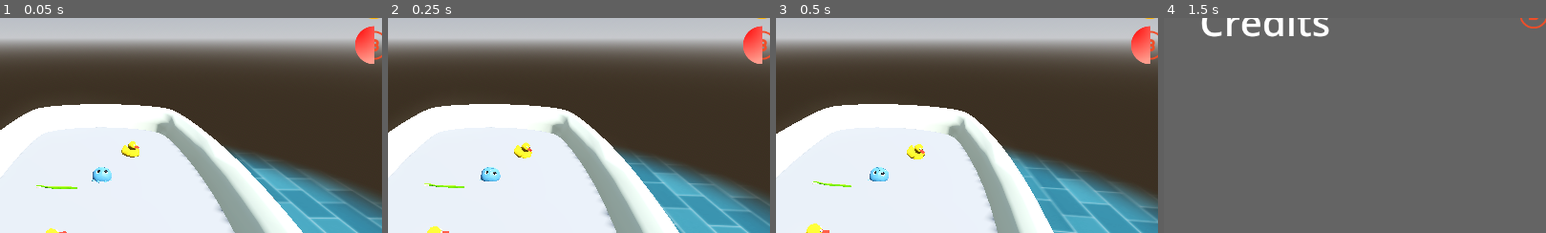
Above: before the commit, frames 1-4 (left to right).
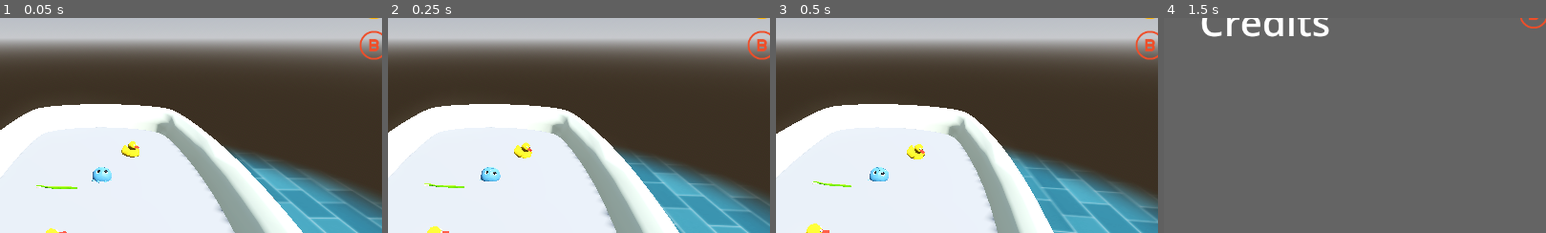
Above: after the commit, the same moments.

Repository: Gr0minet/ggj2025
Game: Godot game, scene res://scenes/game.tscn
Two runs of this game, one before a commit and one after it. Both use one fixed random seed, a clock stepped at 60 frames per second and the inputs below.
Inputs:
- Up to frame 1 (0.05 s): no input
- Up to frame 2 (0.25 s): no input
- Up to frame 3 (0.5 s): no input
- Up to frame 4 (1.5 s): hold I (change_color_up) 0.53-1.28 s; hold J (join_game) 0.53-1.28 s; hold O (change_color_down) from 1.28 s (still down); tap C (show_credits) at 1.35 s
The pictures show only the part of the screen within x 37-87%, y 12-62%; the shares and areas given below are measured in that part.

The runs differ from the first frame. In frame 1, 0.7% of the frame differs, in the area x 93-98%, y 3-22%; in frame 2, 0.7%; in frame 3, 0.7%; in frame 4, nothing differs.

Commit message:
Polish exit
Signed-off-by: m09 <142691+m09@users.noreply.github.com>

Diff:
--- a/godot/menu/menu.gd
+++ b/godot/menu/menu.gd
@@ -3,6 +3,9 @@
 signal request_game_start(players: Array[Player])
 
 @export var player_join_parent: Control = null
+@onready var exit_progress_bar = $KeysVBox/ExitHBox/Control/ExitProgressBar
+var exiting = false
+const EXIT_DELAY = 1.5
 
 
 # Called when the node enters the scene tree for the first time.
@@ -12,7 +15,12 @@
 
 # Called every frame. 'delta' is the elapsed time since the previous frame.
 func _process(delta: float) -> void:
-	pass
+	if exiting:
+		var new_value = exit_progress_bar.value + delta / EXIT_DELAY * 100
+		if new_value >= 100:
+			get_tree().quit()
+		else:
+			exit_progress_bar.set_value_no_signal(new_value)
 
 
 func _on_request_game_start_by(player: Player) -> void:
@@ -27,3 +35,8 @@
 func _unhandled_input(event: InputEvent) -> void:
 	if event.is_action_pressed("show_credits"):
 		$Credits.show()
+	if event.is_action_pressed("exit"):
+		exiting = true
+	if event.is_action_released("exit"):
+		exiting = false
+		exit_progress_bar.set_value_no_signal(0.0)
--- a/godot/menu/menu.tscn
+++ b/godot/menu/menu.tscn
@@ -13,7 +13,7 @@
 corner_radius_bottom_left = 32
 
 [sub_resource type="Gradient" id="Gradient_e4pkv"]
-colors = PackedColorArray(1, 0, 0, 1, 1, 0.614053, 0.555935, 1)
+colors = PackedColorArray(1, 0, 0, 0.392157, 1, 0.615686, 0.556863, 0.392157)
 
 [sub_resource type="GradientTexture2D" id="GradientTexture2D_odukd"]
 gradient = SubResource("Gradient_e4pkv")
@@ -114,9 +114,9 @@
 layout_mode = 2
 texture = ExtResource("4_xihb2")
 
-[node name="TextureProgressBar" type="TextureProgressBar" parent="KeysVBox/ExitHBox/Control"]
+[node name="ExitProgressBar" type="TextureProgressBar" parent="KeysVBox/ExitHBox/Control"]
 layout_mode = 2
-value = 50.0
+step = 0.0
 fill_mode = 5
 nine_patch_stretch = true
 texture_progress = SubResource("GradientTexture2D_odukd")
